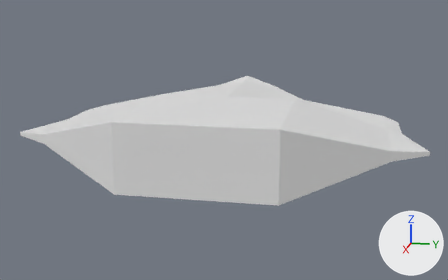
The Blender file game/models/ship_3.blend: old version first, new version second.
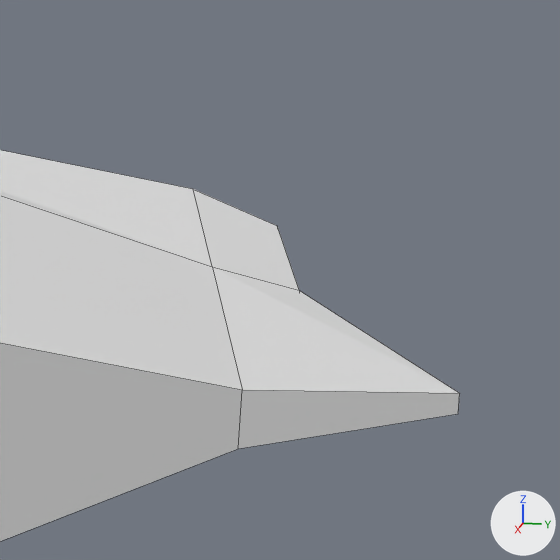
The first picture shows the older version from a camera (50 mm lens) standing at (7.78, 1.71, 1.9) and looking at (-1.93, -0.23, -0.53). The close-ups show both versions on the part from 78% to 100% of the width and 30% to 65% of the height of that picture; other places that the commit changed are outside them. Arrows for +X, +Y and +Z are at lower right; the lights stay in place. The close-ups show mesh edges as thin lines.

The first close-up shows 'body'.
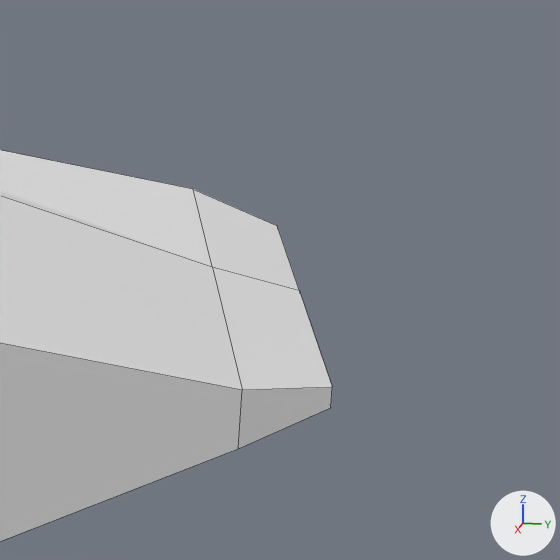
Boxes [x1, y1, x2, y2] around the edits, measured in the close-ups (560 x 560 px; the box of a moved part takes in the faces that stretch with it):
'body', reshaped: before [0, 150, 460, 541]; after [0, 150, 332, 541]
part 1 of me_cube_001, moved or reshaped: before [213, 267, 460, 449]; after [213, 267, 332, 449]

What the commit changed:
me_cube_001 has 60 vertices, 58 faces and spans x -5.17..1.0, y -2.75..2.75, z -0.56..0.41.
me_cube_001 is used by ob_body; location (0.0, 0.0, 0.0).
Part 1, on me_cube_001:
Vertex 36 of me_cube_001 moves from (0.01, 2.75, -0.12) at pixel (458, 413) to (0.01, 2.49, -0.12) at pixel (330, 407).
Vertex 37 of me_cube_001 moves from (0.01, 2.75, -0.07) at pixel (459, 393) to (0.01, 2.49, -0.07) at pixel (332, 386).
